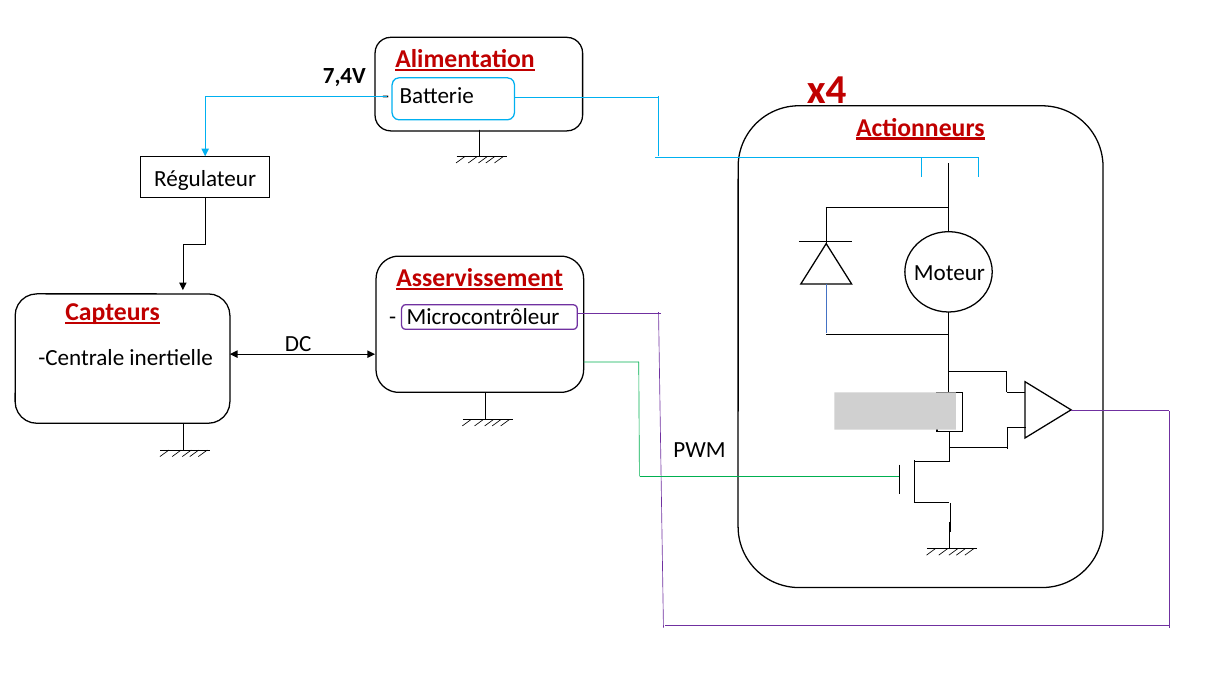
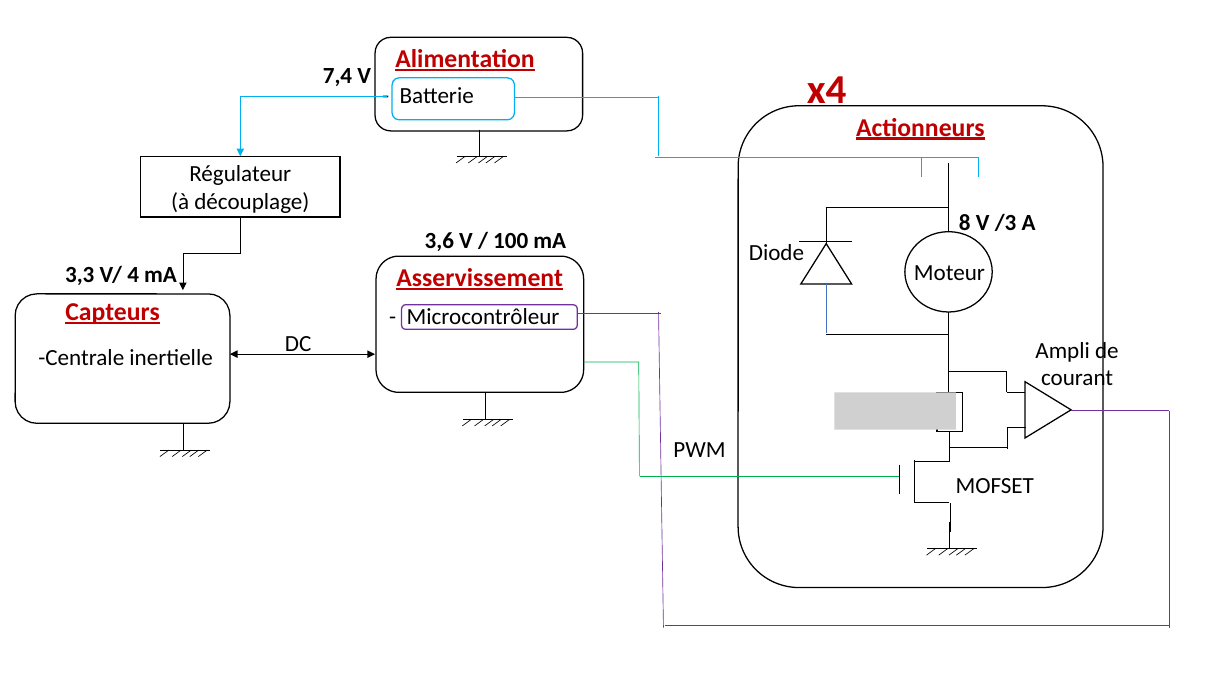
Before and after one commit to ETheoParis/ProjetDroneENSEA2023, a slide deck: slide 2 of PCB_diagramme.pptx. Drawn at 1232x693 pixels with LibreOffice and Linux fonts; fonts in the diff are those of the drawing; grey boxes stand for pictures. Boxes give left, top, right and bottom in pixels: in the first picture for what was removed or moved away, otherwise in the second. Text is boxed around its words. In the diff, an @@ line names an element or a change of style, - is before the commit and + after.

```diff
--- a/PCB_diagramme.pptx
+++ b/PCB_diagramme.pptx
@@ text at <box>323,68,371,86</box>: spaces changed @@
-7,4V
+7,4 V
@@ elbow arrow moved from (387, 96) - (205, 156) to (387, 96) - (240, 156) @@
@@ rectangle "Régulateur": place and size @@
-rectangle "Régulateur" at <box>140,156,270,198</box>
+rectangle "Régulateur" at <box>140,156,340,217</box>
@@ text in rectangle at <box>171,192,309,213</box>: paragraph added @@
+(à découplage)
@@ elbow arrow moved from (205, 198) - (183, 290) to (240, 217) - (183, 290) @@
@@ text added at <box>425,232,566,251</box>, 18 pt, text #000000, bold @@
+3,6 V / 100 mA
@@ text added at <box>959,213,1036,236</box>, 18 pt, text #000000, bold @@
+8 V /3 A
@@ text added at <box>65,265,177,285</box>, 18 pt, text #000000, bold @@
+3,3 V/ 4 mA
@@ text added at <box>749,241,804,260</box>, 18 pt, text #000000 @@
+Diode
@@ text added at <box>1035,338,1119,392</box>, 18 pt, text #000000 @@
+Ampli de courant
@@ text added at <box>956,478,1034,493</box>, 18 pt, text #000000 @@
+MOFSET
```
Also in this commit, not shown: 1 other slide changed, 7 other files.
